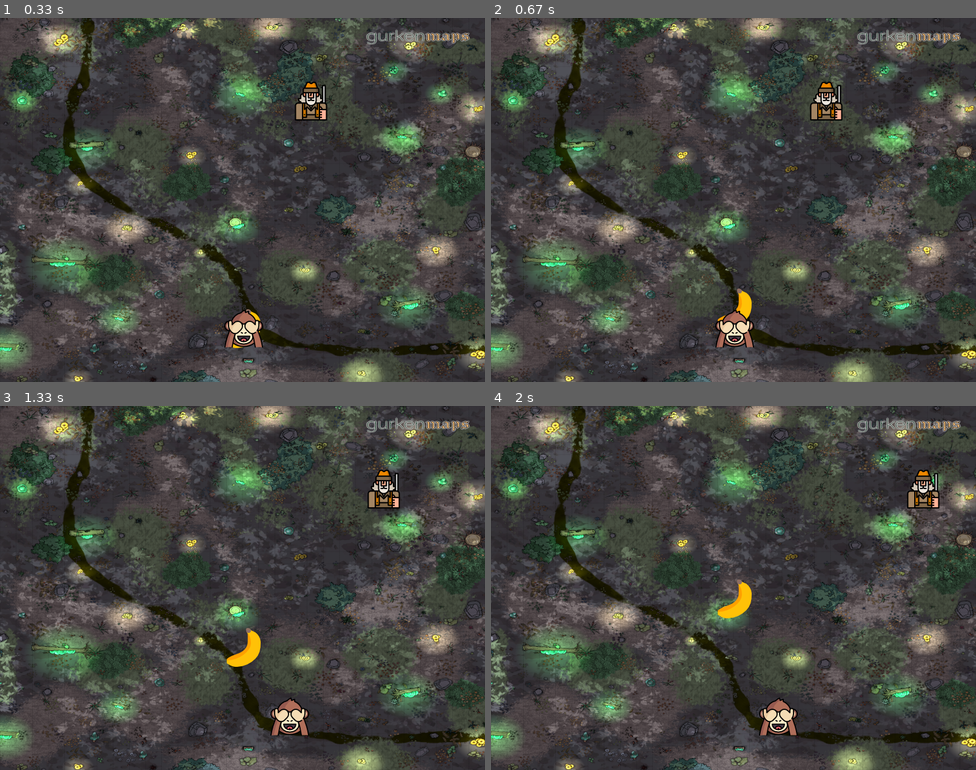
Above: before the commit, frames 1-4 (two rows, left to right).
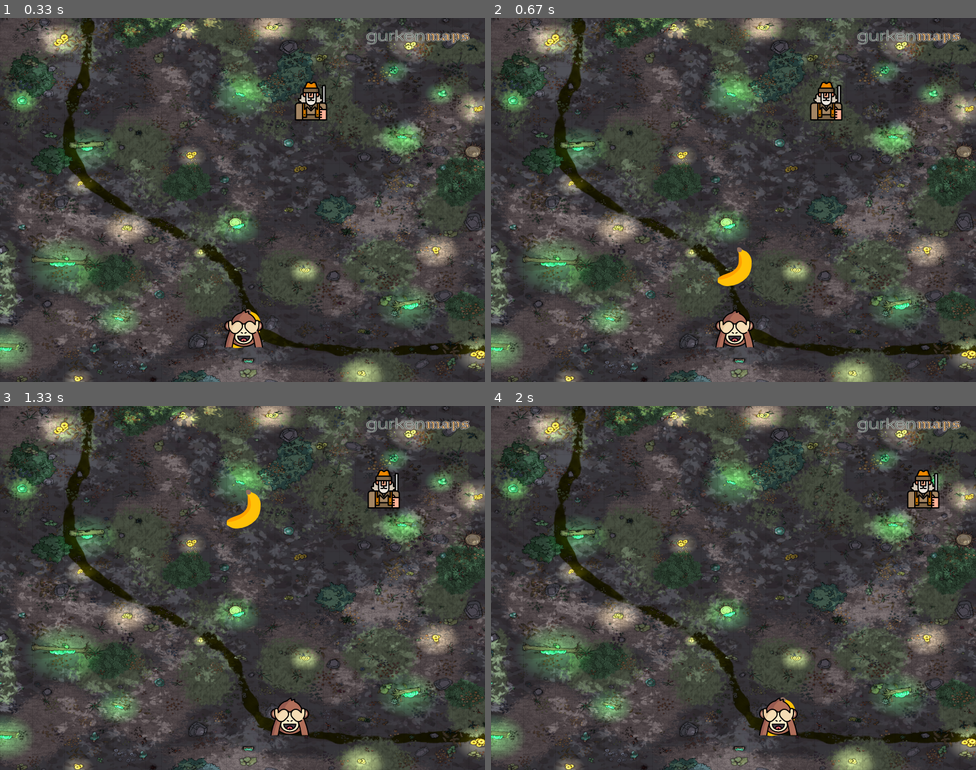
Above: after the commit, the same moments.

Repository: chakradhar1998/MyPygame
Game: pygame game, started from main.py
Same seed, same stepped clock (60 frames per second), same inputs: the game is played once before the commit and once after it.
Inputs (mouse positions are in pixels of both pictures, inside the frame that each line leads up to):
- Up to frame 1 (0.33 s): no input
- Up to frame 2 (0.67 s): click (733, 200) at 0.38 s
- Up to frame 3 (1.33 s): hold Right 0.67-1.13 s; hold Right from 1.17 s (still down)
- Up to frame 4 (2 s): release Right at 1.63 s; hold Left from 1.67 s (still down)

Frame 1 is identical in both runs. In frame 2, 0.5% of the frame differs, in the area x 46-54%, y 63-84%; in frame 3, 0.7%, in the area x 46-54%, y 23-72%; in frame 4, 0.4%.

Commit message:
increase banana speed

Diff:
--- a/main.py
+++ b/main.py
@@ -84,7 +84,7 @@
 
         if event.type == pygame.MOUSEBUTTONDOWN:
             print("yay")
-            bananaY_change = -1
+            bananaY_change = -3
 
 
 
